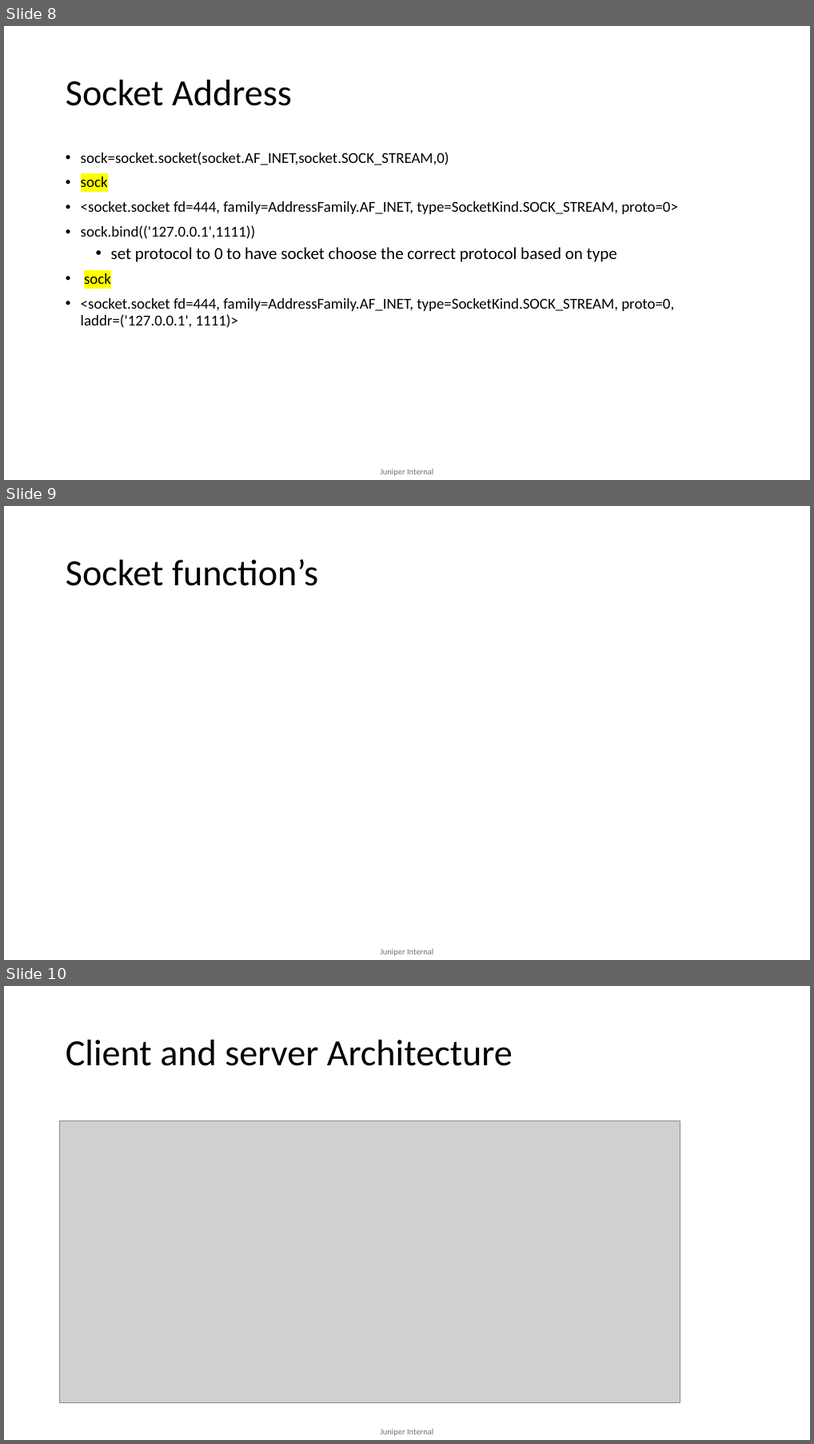
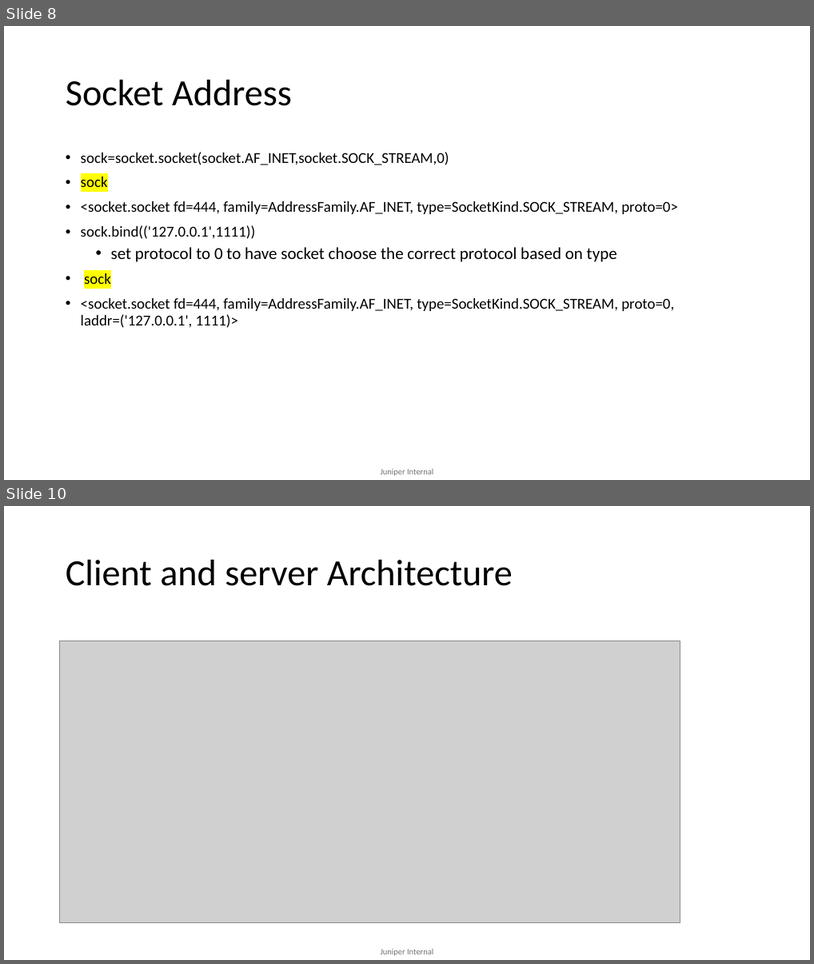
Before and after one commit to mdsathees/Network_programming, a slide deck: Socket-programming-python.pptx. Shown one above the other, each under a label of ours: slides 8, 9 and 10 before the commit, slides 8 and 10 after it; the slides between them are not shown. The pictures are 814x1444 and 814x964 pixels, drawn with LibreOffice and Linux fonts; fonts in the diff are those of the drawing; grey boxes stand for pictures. Boxes give left, top, right and bottom in pixels: in the first picture for what was removed or moved away, otherwise in the second. Text is boxed around its words. In the diff, an @@ line names an element or a change of style, - is before the commit and + after.

```diff
--- a/Socket-programming-python.pptx
+++ b/Socket-programming-python.pptx
@@ slide 9 removed at box(4, 506, 810, 960), background #FFFFFF; not listed: 1 template element that a slide beside it also shows @@
@@ title removed at box(66, 559, 318, 586) @@
-Socket function’s
```
Also in this commit, not shown: 3 slides changed, 6 slides added, 1 other slide removed.
